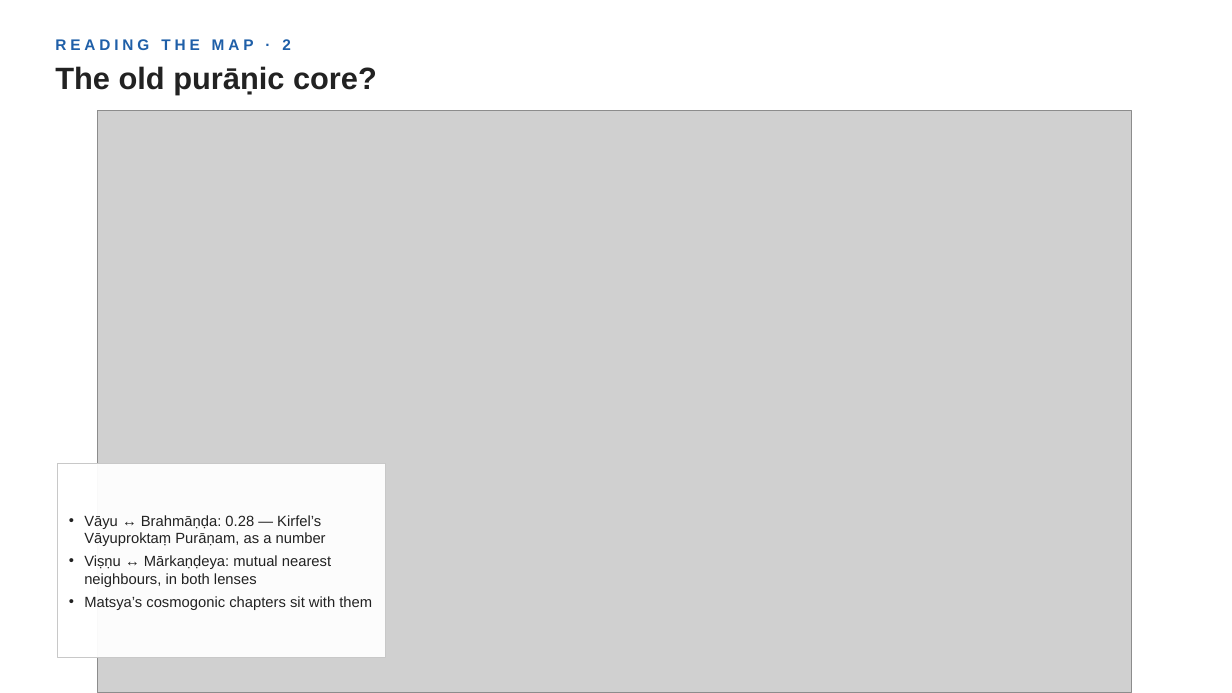
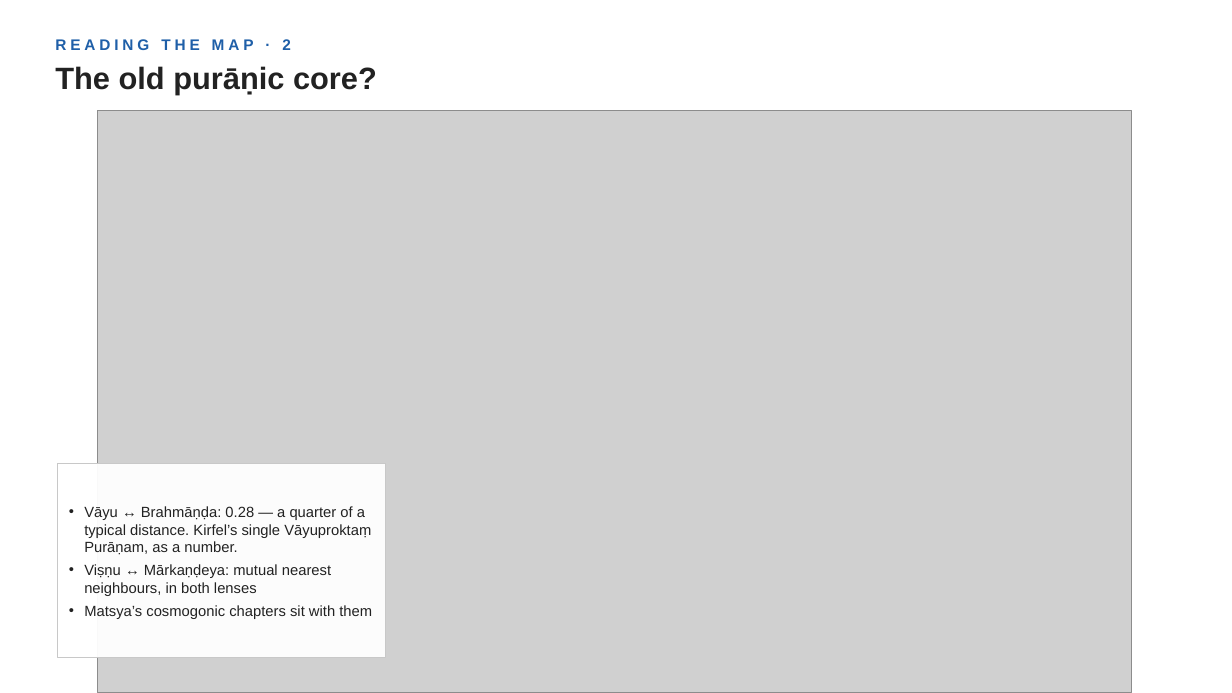
Before and after one commit to kengoharimoto/stylometry-experiments, a slide deck: slide 12 of materials/presentation_2026/chronology_stratification.pptx (slide 11 before the commit). Drawn at 1232x693 pixels with LibreOffice and Linux fonts; fonts in the diff are those of the drawing; grey boxes stand for pictures. Boxes give left, top, right and bottom in pixels: in the first picture for what was removed or moved away, otherwise in the second. Text is boxed around its words. In the diff, an @@ line names an element or a change of style, - is before the commit and + after.

```diff
--- a/materials/presentation_2026/chronology_stratification.pptx
+++ b/materials/presentation_2026/chronology_stratification.pptx
@@ text at <box>84,506,371,555</box>: text changed @@
-• Vāyu ↔ Brahmāṇḍa: 0.28 — Kirfel’s Vāyuproktaṃ Purāṇam, as a number
+• Vāyu ↔ Brahmāṇḍa: 0.28 — a quarter of a typical distance. Kirfel’s single Vāyuproktaṃ Purāṇam, as a number.
```
Also in this commit, not shown: 10 other slides changed, 2 slides added, 1 slide removed, 6 other files.
